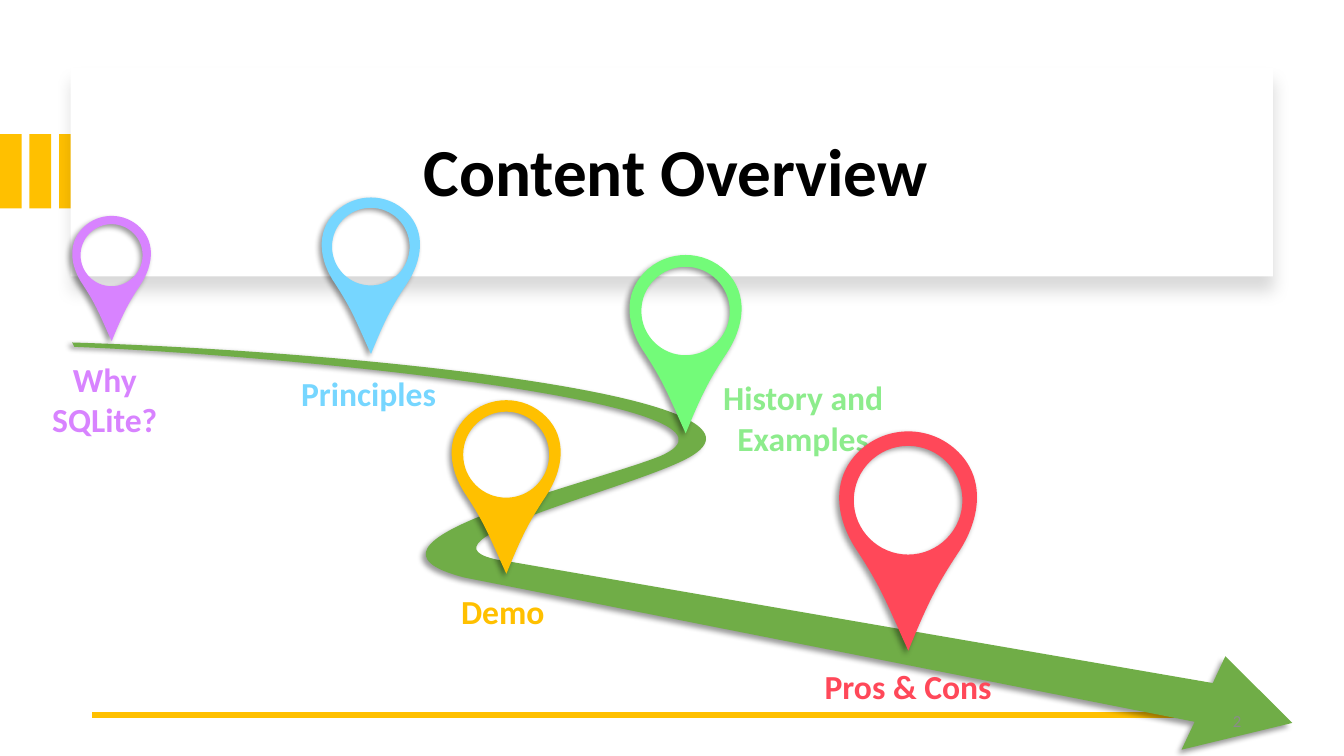
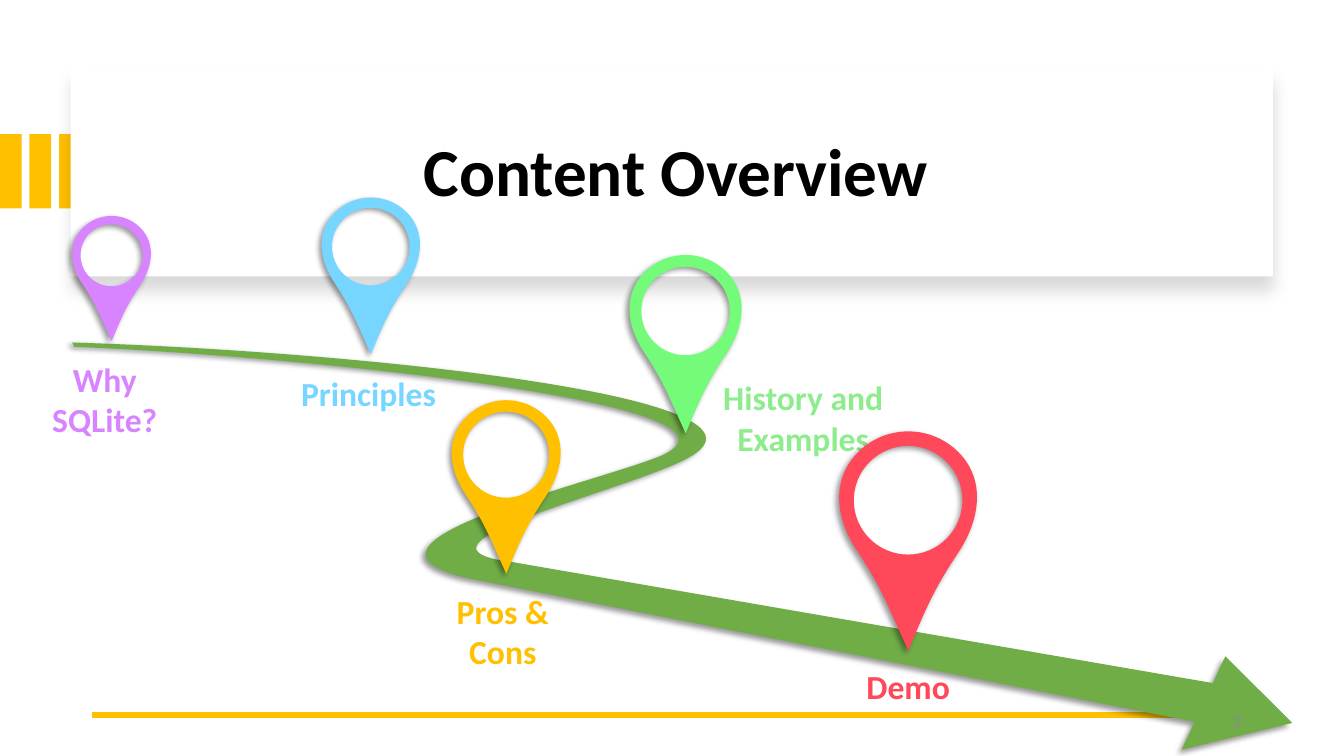
Before and after one commit to AntonioPirani/SQLiteProject, a slide deck: slide 2 of Presentation.pptx. Drawn at 1344x756 pixels with LibreOffice and Linux fonts; fonts in the diff are those of the drawing. Boxes give left, top, right and bottom in pixels: in the first picture for what was removed or moved away, otherwise in the second. Text is boxed around its words. In the diff, an @@ line names an element or a change of style, - is before the commit and + after.

```diff
--- a/Presentation.pptx
+++ b/Presentation.pptx
@@ text at bbox=[457, 602, 536, 665]: text changed @@
-Demo
+Pros & Cons
@@ text at bbox=[866, 671, 949, 700]: text changed @@
-Pros & Cons
+Demo
```
Also in this commit, not shown: 3 other slides changed.
